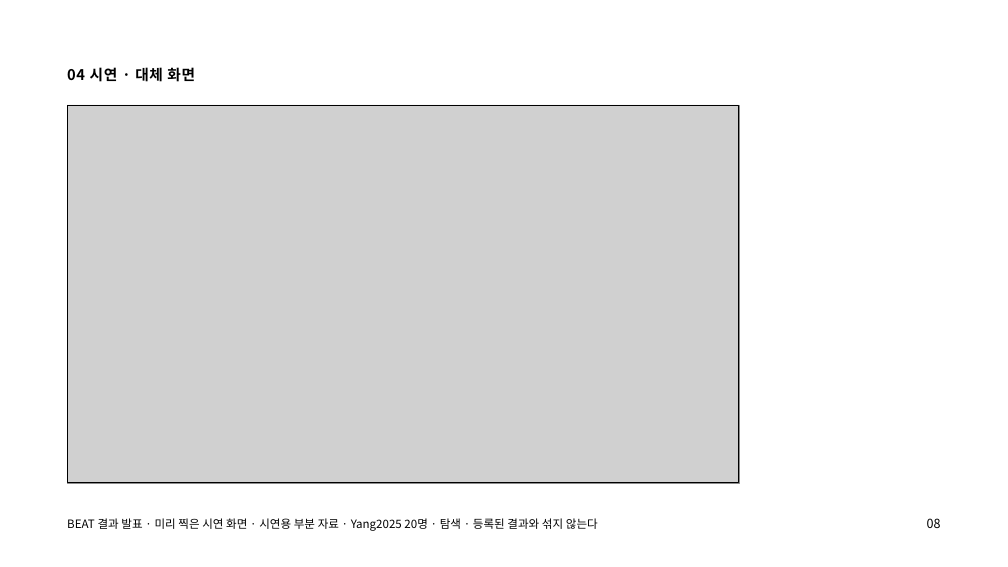
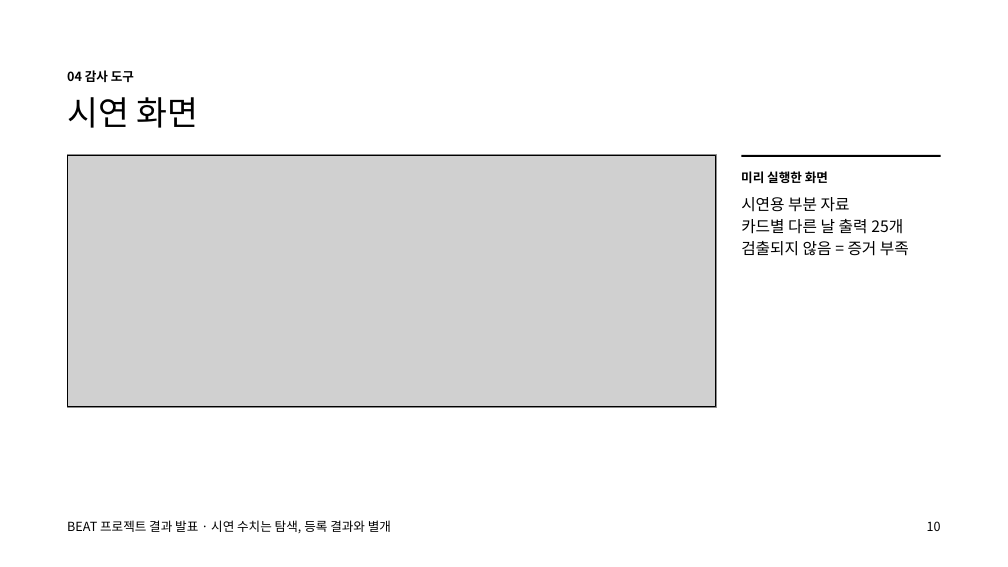
Before and after one commit to gigalove6783-pixel/beat-eeg-privacy, a slide deck: slide 10 of presentation/BEAT_demo_talk.pptx (slide 8 before the commit). Drawn at 1008x567 pixels with LibreOffice and Linux fonts; fonts in the diff are those of the drawing; grey boxes stand for pictures. Boxes give left, top, right and bottom in pixels: in the first picture for what was removed or moved away, otherwise in the second. Text is boxed around its words. In the diff, an @@ line names an element or a change of style, - is before the commit and + after.

```diff
--- a/presentation/BEAT_demo_talk.pptx
+++ b/presentation/BEAT_demo_talk.pptx
@@ text added at [67,70,134,82], 12 pt, text #000000, bold @@
+04 감사 도구
@@ text at [67,97,199,128]: text changed; size 14 to 32 pt; bold off @@
-04 시연 · 대체 화면
+시연 화면
@@ picture: place and size @@
-picture at [67,105,740,483]
+picture at [67,155,716,408]
@@ rectangle: place and size @@
-rectangle at [68,106,739,483]
+rectangle at [68,156,716,408]
@@ text added at [741,171,828,183], 12 pt, text #000000, bold @@
+미리 실행한 화면
@@ rectangle added at [742,155,941,157], fill #000000 @@
@@ text added at [741,197,909,256], 15 pt, text #000000 @@
+시연용 부분 자료
+카드별 다른 날 출력 25개
+검출되지 않음 = 증거 부족
@@ text at [67,520,391,533]: text changed; size 11 to 12 pt @@
-BEAT 결과 발표 · 미리 찍은 시연 화면 · 시연용 부분 자료 · Yang2025 20명 · 탐색 · 등록된 결과와 섞지 않는다
+BEAT 프로젝트 결과 발표 · 시연 수치는 탐색, 등록 결과와 별개
@@ text removed at [927,518,941,528] @@
-08
@@ text added at [927,521,941,531], 12 pt, text #000000 @@
+10
```
Also in this commit, not shown: 6 other slides changed, 18 slides added, 12 slides removed, 24 other files.
